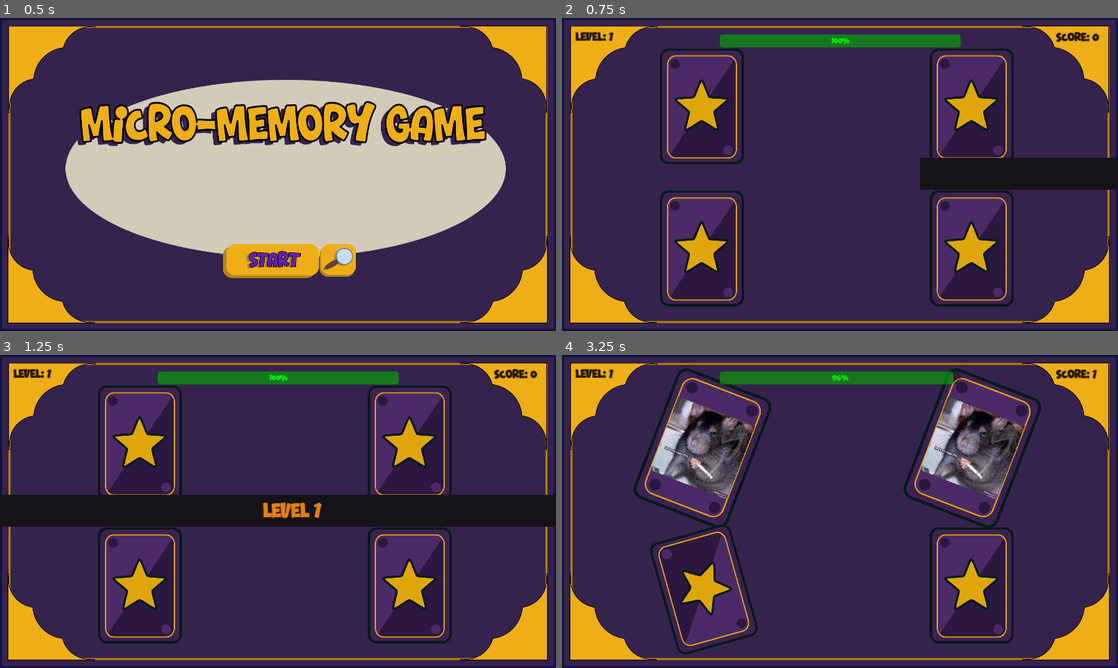
Above: before the commit, frames 1-4 (two rows, left to right).
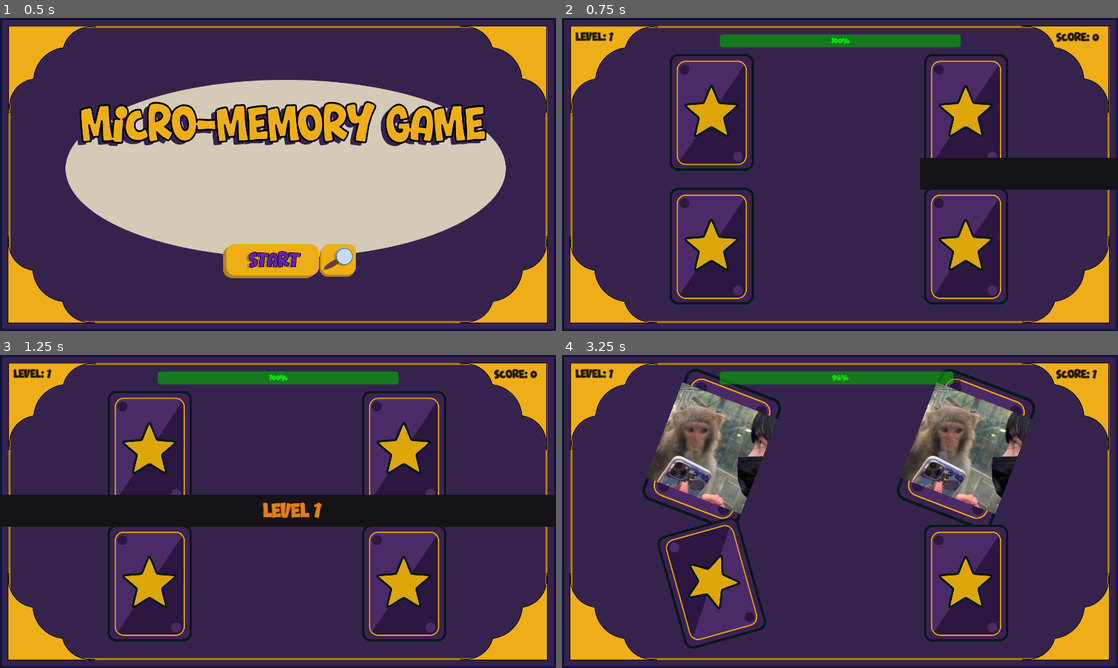
Above: after the commit, the same moments.

Repository: Dilumo/micro-memory_game
Game: Godot game, scene res://scenes/main_menu.tscn
Same seed, same stepped clock (60 frames per second), same inputs: the game is played once before the commit and once after it.
Inputs (mouse positions are in pixels of both pictures, inside the frame that each line leads up to):
- Up to frame 1 (0.5 s): no input
- Up to frame 2 (0.75 s): click (834, 262) at 0.5 s
- Up to frame 3 (1.25 s): no input
- Up to frame 4 (3.25 s): move the mouse to (701, 442) at 1.27 s; click (701, 442) at 1.42 s; move the mouse to (973, 442) at 2.02 s; click (973, 442) at 2.17 s; move the mouse to (701, 586) at 2.77 s; click (701, 586) at 2.92 s

Frame 1 is identical in both runs. In frame 2, 9.5% of the frame differs, in the area x 17-82%, y 9-93%; in frame 3, 9.1%; in frame 4, 18%, in the area x 12-87%, y 4-96%.

Commit message:
Refactor card layout and improve image loading in memory game

Diff:
--- a/scenes/card.tscn
+++ b/scenes/card.tscn
@@ -37,13 +37,15 @@
 
 [node name="textCardImage" type="TextureRect" parent="textFront"]
 layout_mode = 1
-anchors_preset = 15
-anchor_right = 1.0
-anchor_bottom = 1.0
-offset_left = 19.0
-offset_top = 24.0
-offset_right = -19.0
-offset_bottom = -23.0
+anchors_preset = -1
+anchor_left = 0.139
+anchor_top = 0.108
+anchor_right = 0.861
+anchor_bottom = 0.921
+offset_left = -0.0200024
+offset_top = 0.0799999
+offset_right = 1.01999
+offset_bottom = -3.04001
 grow_horizontal = 2
 grow_vertical = 2
 expand_mode = 1
--- a/scenes/main_menu.tscn
+++ b/scenes/main_menu.tscn
@@ -98,3 +98,4 @@
 [node name="AudioStreamPlayer2D" type="AudioStreamPlayer2D" parent="."]
 stream = ExtResource("6_thaks")
 autoplay = true
+parameters/looping = false
--- a/scenes/memory_game.tscn
+++ b/scenes/memory_game.tscn
@@ -35,10 +35,10 @@
 anchors_preset = 15
 anchor_right = 1.0
 anchor_bottom = 1.0
-offset_left = 18.0
-offset_top = 44.0
-offset_right = -31.0
-offset_bottom = -32.0
+offset_left = 54.0
+offset_top = 65.0
+offset_right = -58.0
+offset_bottom = -44.0
 grow_horizontal = 2
 grow_vertical = 2
 theme_override_constants/h_separation = 15
@@ -116,6 +116,7 @@
 [node name="AudioStream_BG" type="AudioStreamPlayer2D" parent="."]
 stream = ExtResource("4_th1vn")
 autoplay = true
+parameters/looping = false
 
 [node name="AudioPlayer_Click" type="AudioStreamPlayer2D" parent="."]
 stream = ExtResource("5_yjsq6")
--- a/scripts/main_menu.gd
+++ b/scripts/main_menu.gd
@@ -30,7 +30,8 @@
 	file_dialog.popup_centered()  # Abre o diálogo de seleção de arquivos
 
 func _on_start_pressed():
-	GameManagement.go_to_gameplay("res://scenes/memory_game.tscn", {"images": selected_images})  # Passa as imagens para o jogo
+	selected_images = load_images()
+	GameManagement.go_to_gameplay("res://scenes/memory_game.tscn", selected_images)  # Passa as imagens para o jogo
 
 func _on_files_selected(files):
 	var dir = DirAccess.open("user://images")
@@ -55,3 +56,34 @@
 				selected_images.append(target_path)
 
 			source_file.close()
+
+func load_images():
+	var dir = DirAccess.open("user://images")
+	var images = []
+	if dir:
+		dir.list_dir_begin()
+		var file = dir.get_next()
+		while file != "":
+			if file.get_extension() in ["png", "jpg"]:
+				var file_path = "user://images/" + file
+				if FileAccess.file_exists(file_path):
+					# Carrega a imagem como recurso e converte em textura
+					var image = Image.create(256,256, false,Image.FORMAT_ETC2_RGB8)
+					var error = image.load(file_path)  # Carrega a imagem no objeto Image
+					if error == OK:
+						var texture = ImageTexture.create_from_image(image)  # Converte para textura
+						images.append(texture)
+			file = dir.get_next()
+		dir.list_dir_end()
+
+	if images.is_empty():
+		images = preload_default_images()  # Carrega texturas padrão caso o diretório esteja vazio
+	images.shuffle()
+	return images
+
+func preload_default_images():
+	return [
+		preload("res://resources/default_images/rato.jpg"),
+		preload("res://resources/default_images/macaco.jpg"),
+		preload("res://resources/default_images/pokemon.jpg")
+	]
--- a/scripts/memory_game.gd
+++ b/scripts/memory_game.gd
@@ -42,8 +42,11 @@
 	interaction_locked = true
 	for card in grid_container.get_children():
 		card.queue_free()
+
 	grid_container.columns = calculate_columns(current_level)
-	var images = load_images()
+
+	# Usando as imagens carregadas de GameManagement
+	var images = GameManagement.images
 	var num_pairs = current_level + 1
 	var cards = generate_card_pairs(images, num_pairs)
 	cards.shuffle()
@@ -51,8 +54,10 @@
 	spawn_cards(cards)
 	update_level_display()
 	show_level_banner(current_level)
+
 	var level_time = int(base_time * pow(time_decay, current_level - 1))
 	start_timer(level_time)
+
 
 func start_timer(level_time : int):
 	time_left = level_time
@@ -122,12 +127,37 @@
 
 
 func spawn_cards(cards):
+	# Calcula o tamanho dinâmico das cartas com base no espaço disponível
+	var container_size = grid_container.size
+	var total_cards = cards.size()
+	var columns = calculate_columns(level)
+	var rows = ceil(float(total_cards) / columns)
+
+	# Calcula o tamanho da célula do GridContainer
+	var cell_width = container_size.x / columns
+	var cell_height = container_size.y / rows
+	var card_size = min(cell_width, cell_height) * 0.9  # Mantém margens
+
+	# Define o número de colunas do GridContainer
+	grid_container.columns = columns
+
 	for card_data in cards:
 		var card = preload("res://scenes/card.tscn").instantiate()
 		card.card_image = card_data["image"]
+		card.custom_minimum_size = Vector2(card_size, card_size)
+
+		# Ajusta o ponto de rotação da carta
+		card.pivot_offset = Vector2(card_size / 2, card_size / 2)  # Ajusta para o centro da carta
+
+		# Define a rotação (se necessário)
+		card.rotation = deg_to_rad(90)  # Ou qualquer outra rotação que você queira
+
 		card.finish_interactio.connect(_on_card_finish_interaction)
 		card.card_start_flipped.connect(_on_card_start_flipped)
+
 		grid_container.add_child(card)
+
+
 
 func check_for_level_completion():
 	if all_cards_matched():
